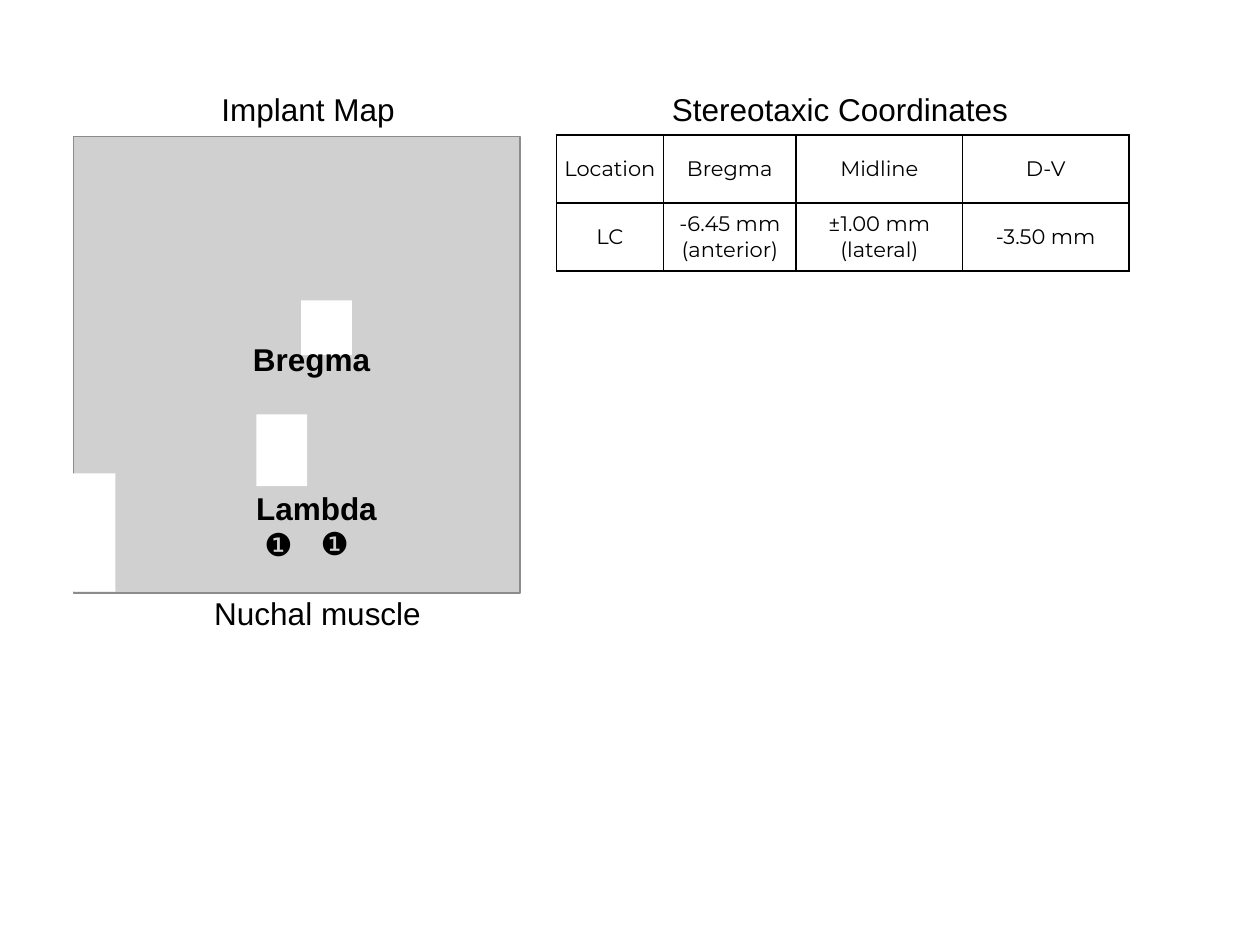
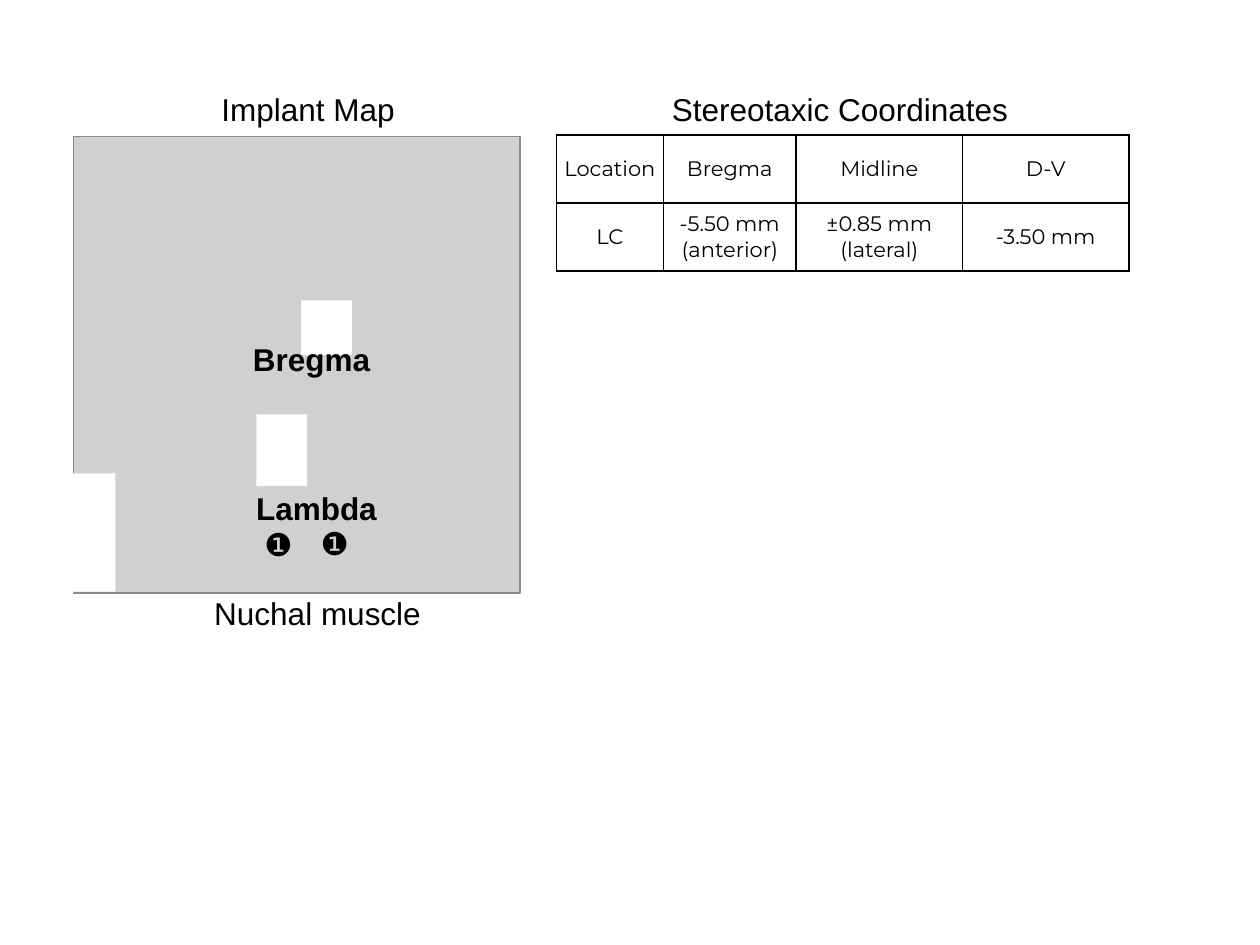
Before and after one commit to korkam/KamLab, a slide deck: slide 1 of _Experiments/_Surgery/_templates/LC-injection.pptx. Drawn at 1260x945 pixels with LibreOffice and Linux fonts; fonts in the diff are those of the drawing; grey boxes stand for pictures. Boxes give left, top, right and bottom in pixels: in the first picture for what was removed or moved away, otherwise in the second. Text is boxed around its words. In the diff, an @@ line names an element or a change of style, - is before the commit and + after.

```diff
--- a/_Experiments/_Surgery/_templates/LC-injection.pptx
+++ b/_Experiments/_Surgery/_templates/LC-injection.pptx
@@ table at bbox=[557, 135, 1129, 271] @@
-row 2, column 2: -6.45 mm (anterior)
+row 2, column 2: -5.50 mm (anterior)
-row 2, column 3: ±1.00 mm (lateral)
+row 2, column 3: ±0.85 mm (lateral)
```
Also in this commit, not shown: 4 other files.
